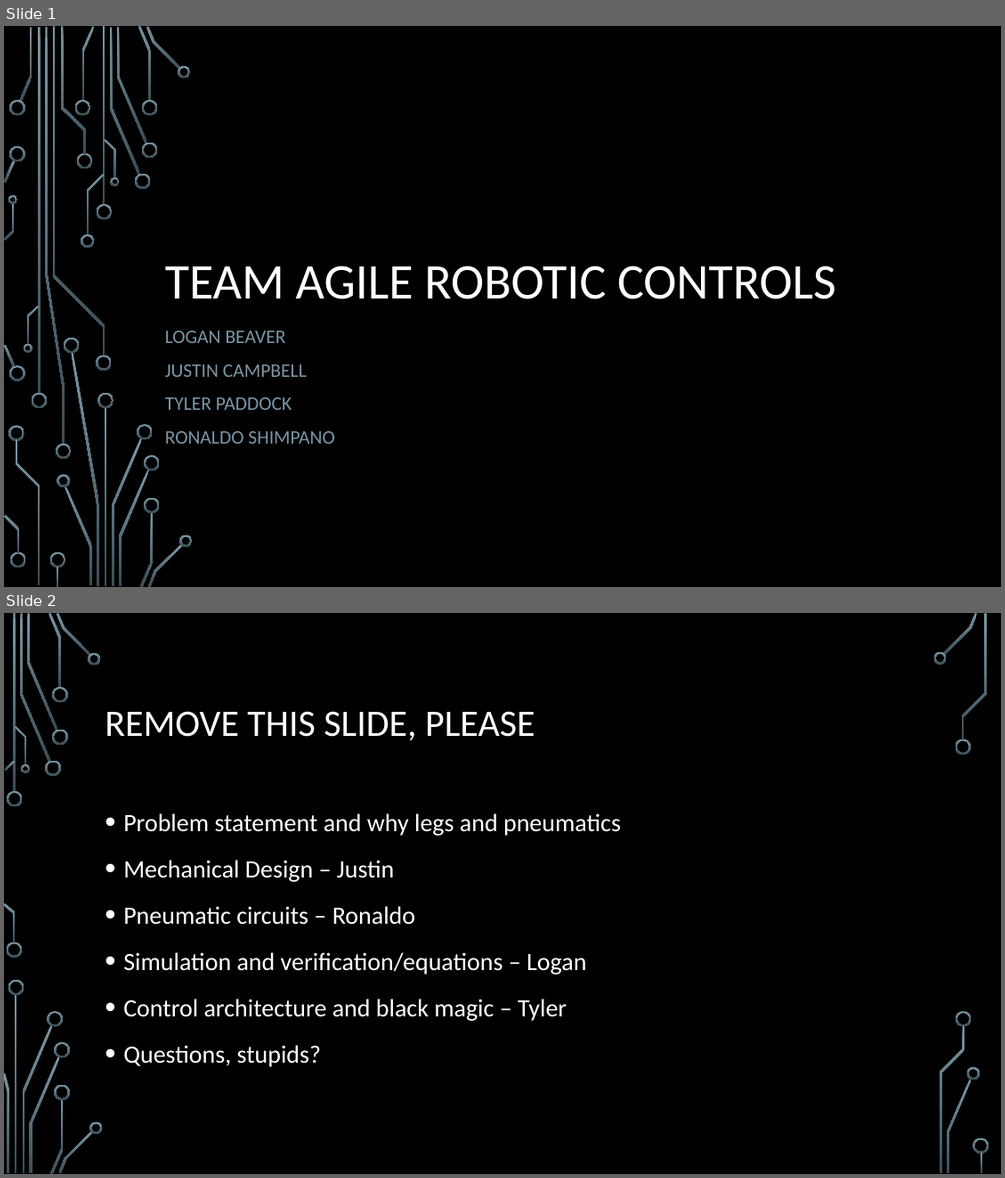
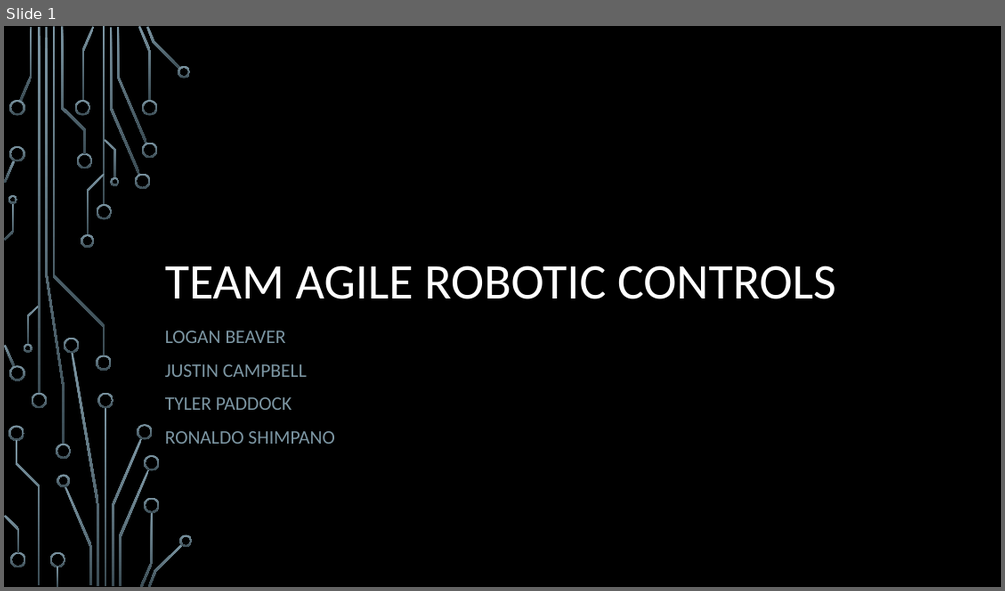
Before and after one commit to Logiant/AgileRoboticControls, a slide deck: Design Powerpoint.pptx. Shown one above the other, each under a label of ours: slides 1 and 2 before the commit, slide 1 after it. The pictures are 1005x1178 and 1005x591 pixels, drawn with LibreOffice and Linux fonts; fonts in the diff are those of the drawing; background and template pictures are left out. Boxes give left, top, right and bottom in pixels: in the first picture for what was removed or moved away, otherwise in the second. Text is boxed around its words. In the diff, an @@ line names an element or a change of style, - is before the commit and + after.

```diff
--- a/Design Powerpoint.pptx
+++ b/Design Powerpoint.pptx
@@ slide 2 removed at [4, 613, 1001, 1174], background picture (left out) @@
@@ title removed at [105, 711, 534, 740] @@
-REMOVE THIS SLIDE, PLEASE
@@ text removed at [123, 813, 621, 1067] @@
-• Problem statement and why legs and pneumatics
-• Mechanical Design – Justin
-• Pneumatic circuits – Ronaldo
-• Simulation and verification/equations – Logan
-• Control architecture and black magic – Tyler
-• Questions, stupids?
@@ group removed at [4, 613, 989, 1174]: 33 freeform shapes, 3 rectangles @@
```
Also in this commit, not shown: 6 slides added.
